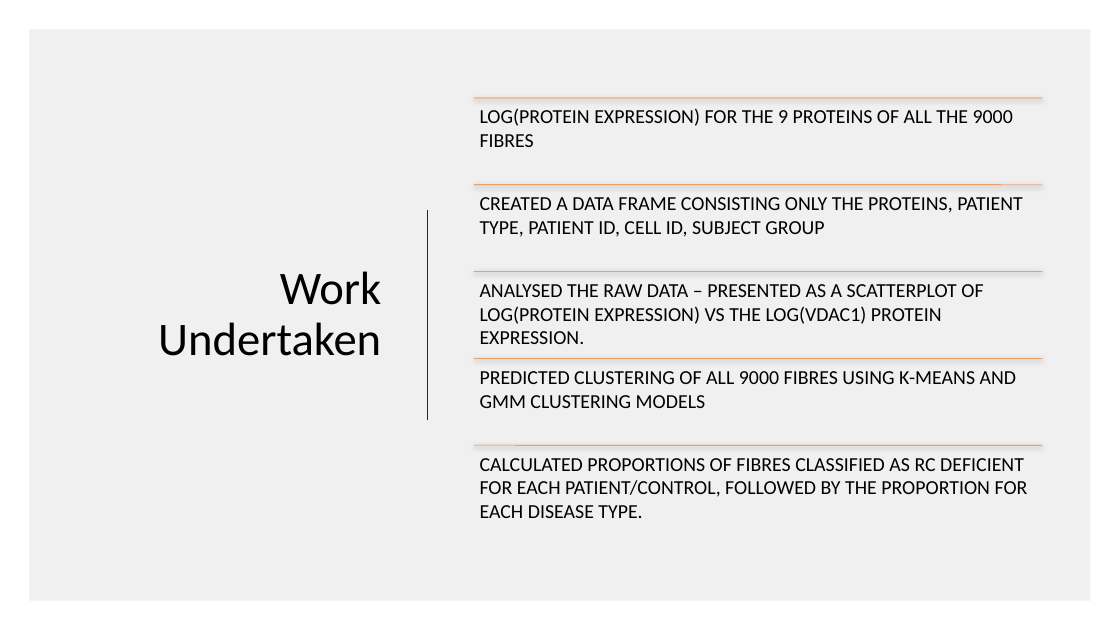
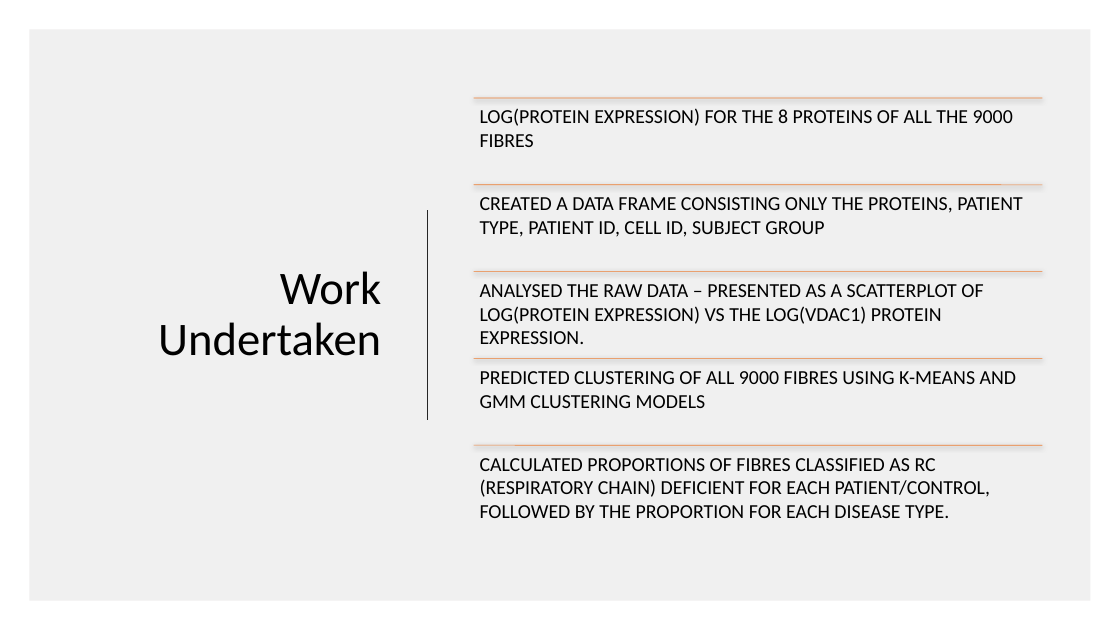
Before and after one commit to FNgongo/Classification_of_fibres_from_the_mitochondrial_disease_dataset_using_clustering_techniques, a slide deck: slide 4 of Dissertation27:Aug/Presentation Diss.pptx. Drawn at 1120x630 pixels with LibreOffice and Linux fonts; fonts in the diff are those of the drawing; background and template pictures are left out. Boxes give left, top, right and bottom in pixels: in the first picture for what was removed or moved away, otherwise in the second. Text is boxed around its words. In the diff, an @@ line names an element or a change of style, - is before the commit and + after.

```diff
--- a/Dissertation27:Aug/Presentation Diss.pptx
+++ b/Dissertation27:Aug/Presentation Diss.pptx
@@ text at <box>480,108,1013,147</box>: text changed @@
-LOG(PROTEIN EXPRESSION) FOR THE 9 PROTEINS OF ALL THE 9000 FIBRES
+LOG(PROTEIN EXPRESSION) FOR THE 8 PROTEINS OF ALL THE 9000 FIBRES
@@ text at <box>480,458,991,518</box>: text changed @@
-CALCULATED PROPORTIONS OF FIBRES CLASSIFIED AS RC DEFICIENT FOR EACH PATIENT/CONTROL, FOLLOWED BY THE PROPORTION FOR EACH DISEASE TYPE.
+CALCULATED PROPORTIONS OF FIBRES CLASSIFIED AS RC (RESPIRATORY CHAIN) DEFICIENT FOR EACH PATIENT/CONTROL, FOLLOWED BY THE PROPORTION FOR EACH DISEASE TYPE.
```
Also in this commit, not shown: 2 other slides changed, 1 other file.
